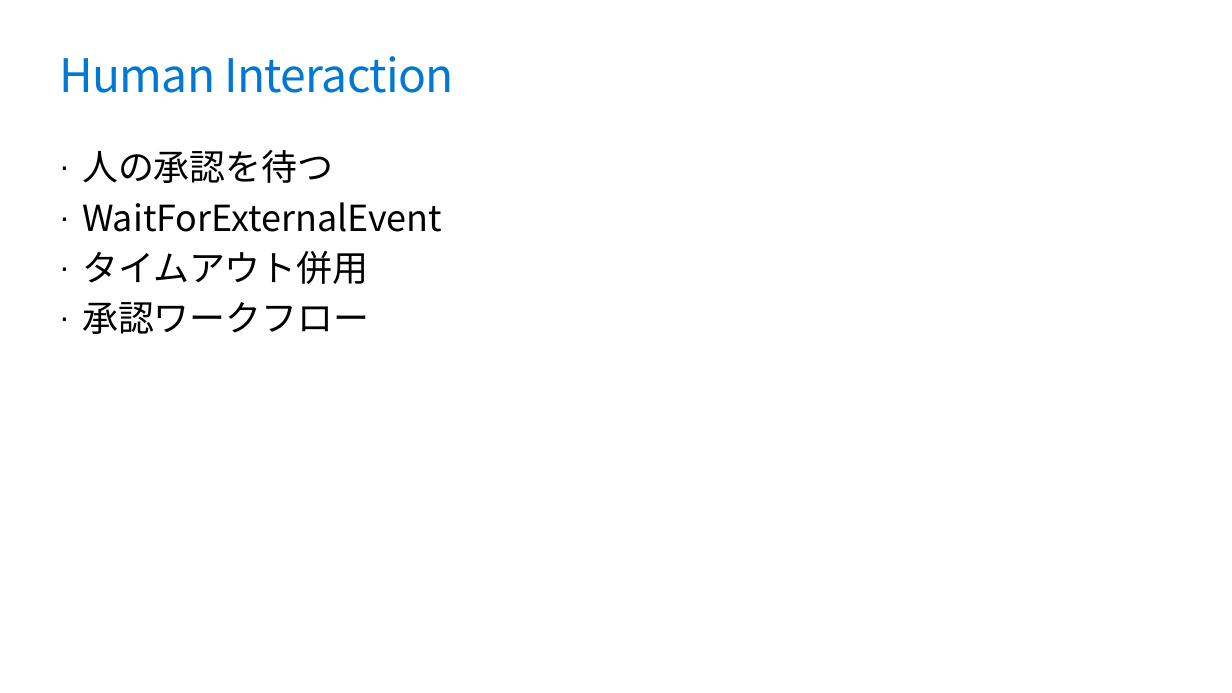
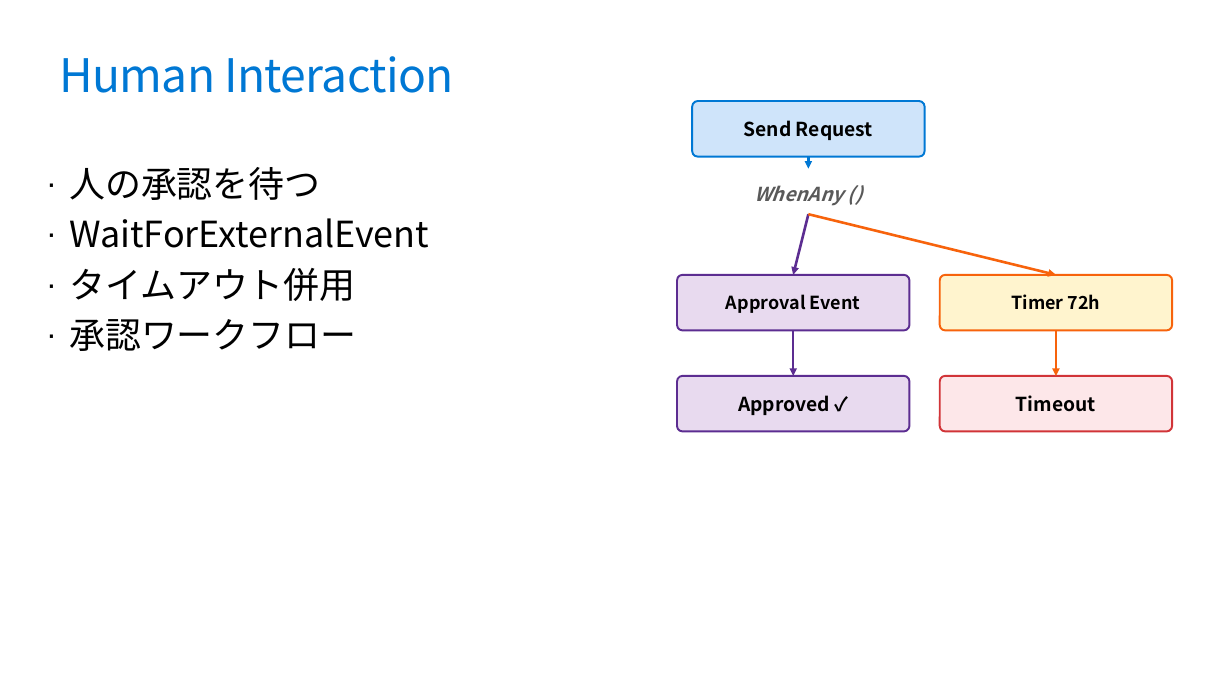
Before and after one commit to runceel/yonayona-durable, a slide deck: slide 13 of slides/slides.pptx. Drawn at 1232x693 pixels with LibreOffice and Linux fonts; fonts in the diff are those of the drawing; background and template pictures are left out. Boxes give left, top, right and bottom in pixels: in the first picture for what was removed or moved away, otherwise in the second. Text is boxed around its words. In the diff, an @@ line names an element or a change of style, - is before the commit and + after.

```diff
--- a/slides/slides.pptx
+++ b/slides/slides.pptx
@@ rounded rectangle added at bbox=[692, 101, 925, 156], fill #CFE4FA, outline #0078D4 1.5 pt, 15 pt, text #000000, bold @@
+Send Request
@@ text "人の承認を待つ": place and size @@
-text "人の承認を待つ" at bbox=[82, 150, 442, 334]
+text "人の承認を待つ" at bbox=[69, 167, 429, 351]
@@ arrow added from (809, 157) to (809, 169), #0078D4 1.75 pt @@
@@ text added at bbox=[754, 185, 843, 206], 15 pt, text #595959, bold, italic @@
+WhenAny ()
@@ arrow added from (809, 214) to (793, 274), #5C2D91 2 pt @@
@@ arrow added from (809, 214) to (1056, 274), #F7630C 2 pt @@
@@ rounded rectangle added at bbox=[677, 274, 910, 330], fill #E8DAEF, outline #5C2D91 1.5 pt, 14 pt, text #000000, bold @@
+Approval Event
@@ rounded rectangle added at bbox=[940, 274, 1173, 330], fill #FFF4CE, outline #F7630C 1.5 pt, 14 pt, text #000000, bold @@
+Timer 72h
@@ arrow added from (793, 331) to (793, 376), #5C2D91 1.75 pt @@
@@ arrow added from (1056, 331) to (1056, 376), #F7630C 1.75 pt @@
@@ rounded rectangle added at bbox=[677, 376, 910, 432], fill #E8DAEF, outline #5C2D91 1.5 pt, 15 pt, text #000000, bold @@
+Approved ✓
@@ rounded rectangle added at bbox=[940, 376, 1173, 432], fill #FDE7E9, outline #D13438 1.5 pt, 15 pt, text #000000, bold @@
+Timeout
```
Also in this commit, not shown: 2 other slides changed.
